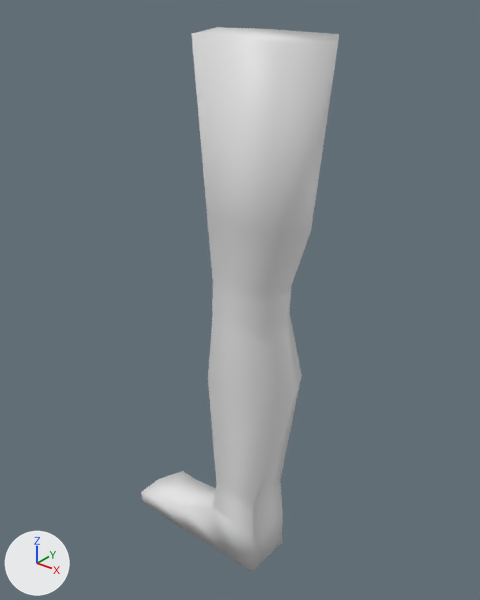
An edit to the Blender file asset_gen/leg.blend, drawn before and after from the same camera.
Both versions are drawn from a 50 mm camera at (1.074, -1.484, 0.133) aimed at (-0.157, 0.055, -0.821). The lights are fixed; the arrows at lower left show +X, +Y and +Z. The first picture is the older version.

The first picture shows 'Leg'.
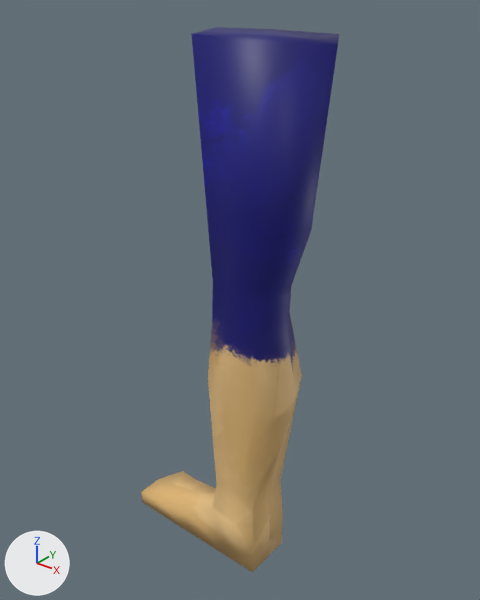
Edits to the scene script, one JSON object a line:
```json
{"op": "add", "block": "img_untitled_2026_07_07_923_png", "code": ["img_untitled_2026_07_07_923_png = load_image('Untitled-2026-07-07-923.png', '../MainUnityProject/Assets/2D/Materials/Untitled-2026-07-07-923.png', 924, 924, 'sRGB')"]}
{"op": "remove", "block": "mat_material_001", "code": "mat_material_001.base_color = (0.8, 0.8, 0.8)  # white #e7e7e7"}
{"op": "add", "block": "mat_material_001", "code": "mat_material_001.texture = img_untitled_2026_07_07_923_png"}
```

Where the change shows, as pixel boxes (x1, y1, x2, y2) in the pictures (480 x 600 px):
```json
{"object": "Leg", "change": "surface changed", "before": [141, 27, 339, 573], "after": [141, 27, 339, 573], "on screen": "darker"}
```
